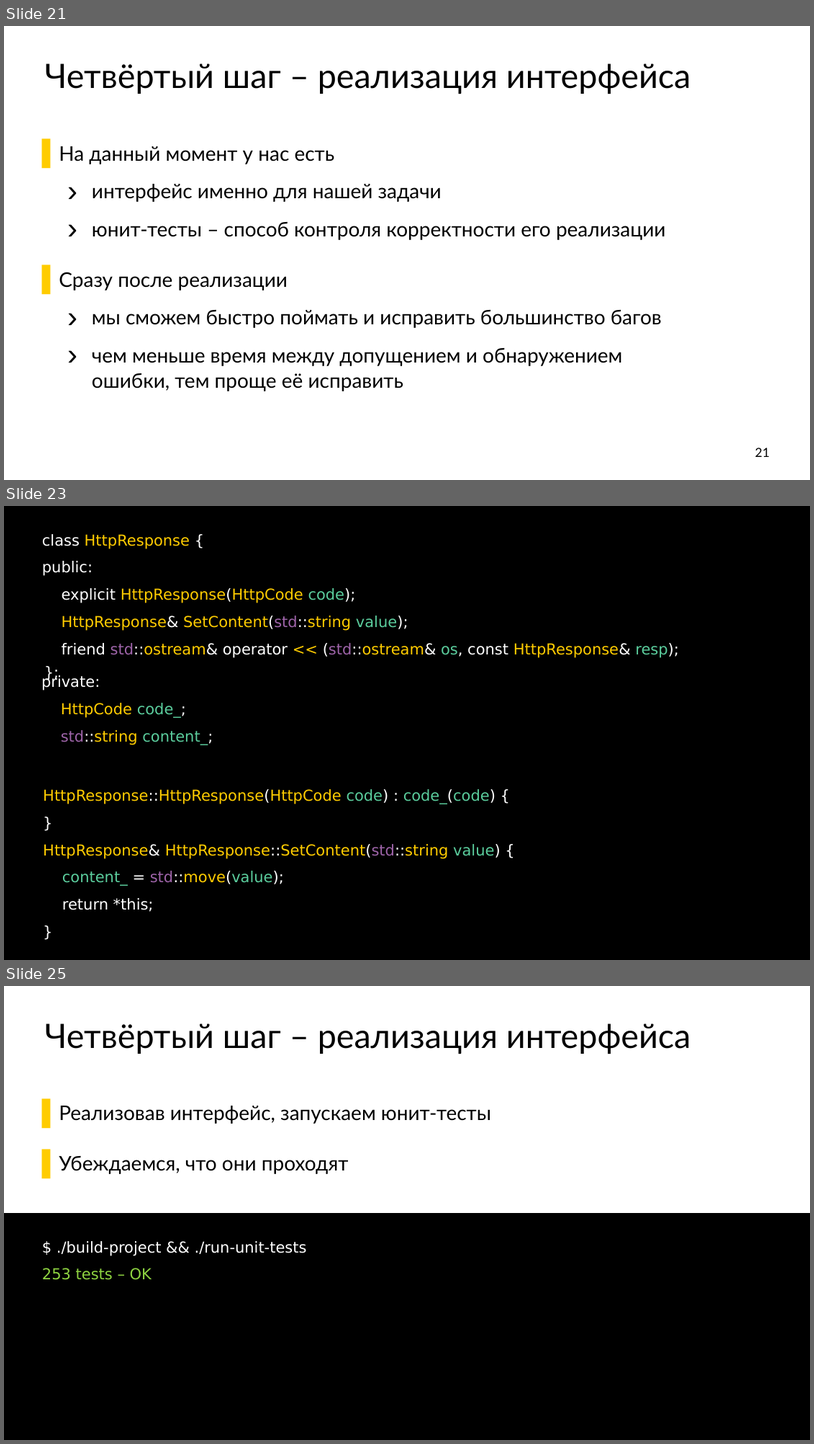
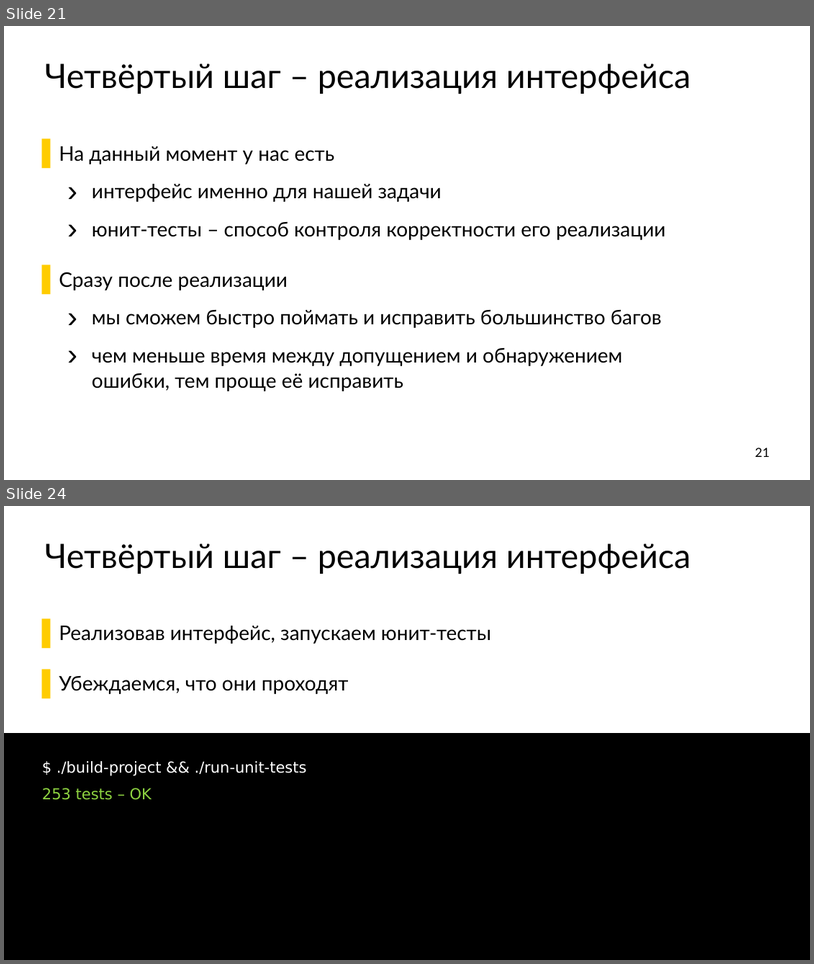
Before and after one commit to ishfb/secr2017, a slide deck: slides.pptx. Shown one above the other, each under a label of ours: slides 21, 23 and 25 before the commit, slides 21 and 24 after it; the slides between them are not shown. The pictures are 814x1444 and 814x964 pixels, drawn with LibreOffice and Linux fonts; fonts in the diff are those of the drawing. Boxes give left, top, right and bottom in pixels: in the first picture for what was removed or moved away, otherwise in the second. Text is boxed around its words. In the diff, an @@ line names an element or a change of style, - is before the commit and + after.

```diff
--- a/slides.pptx
+++ b/slides.pptx
@@ slide 23 removed at <box>4,506,810,960</box>, background #FFFFFF @@
@@ text removed at <box>4,506,810,960</box> @@
-class HttpResponse {
-public:
-explicit HttpResponse(HttpCode code);
-HttpResponse& SetContent(std::string value);
-friend std::ostream& operator << (std::ostream& os, const HttpResponse& resp);
@@ text removed at <box>41,674,213,745</box> @@
-private:
-HttpCode code_;
-std::string content_;
@@ text removed at <box>41,661,79,682</box> @@
-};
@@ text removed at <box>43,789,501,911</box> @@
-HttpResponse::HttpResponse(HttpCode code) : code_(code) {
-}
-HttpResponse& HttpResponse::SetContent(std::string value) {
-content_ = std::move(value);
-return *this;
-}
@@ what was slide 25 is now slide 24 @@
```
Also in this commit, not shown: 2 slides changed, 2 other files.
